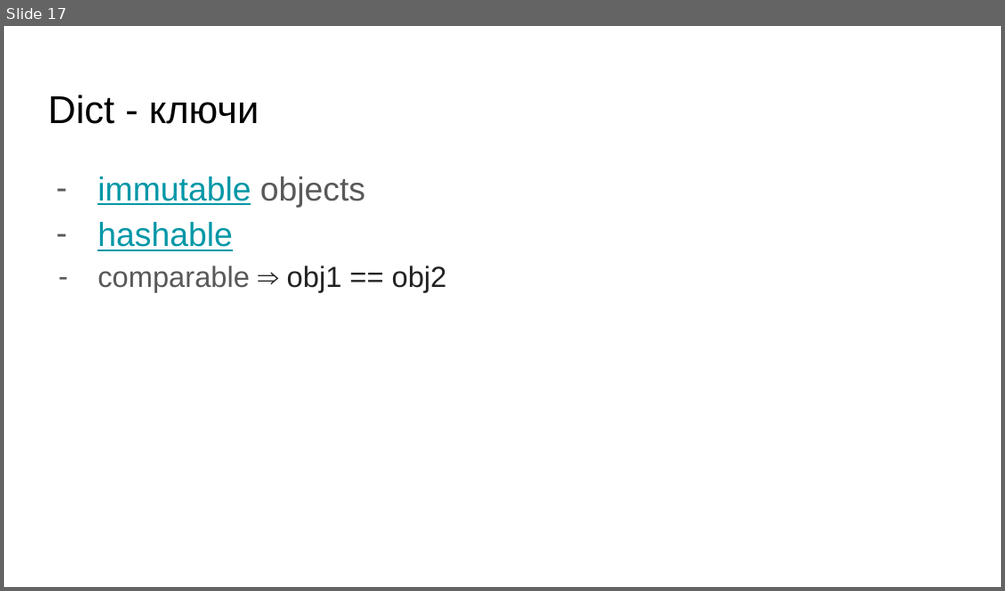
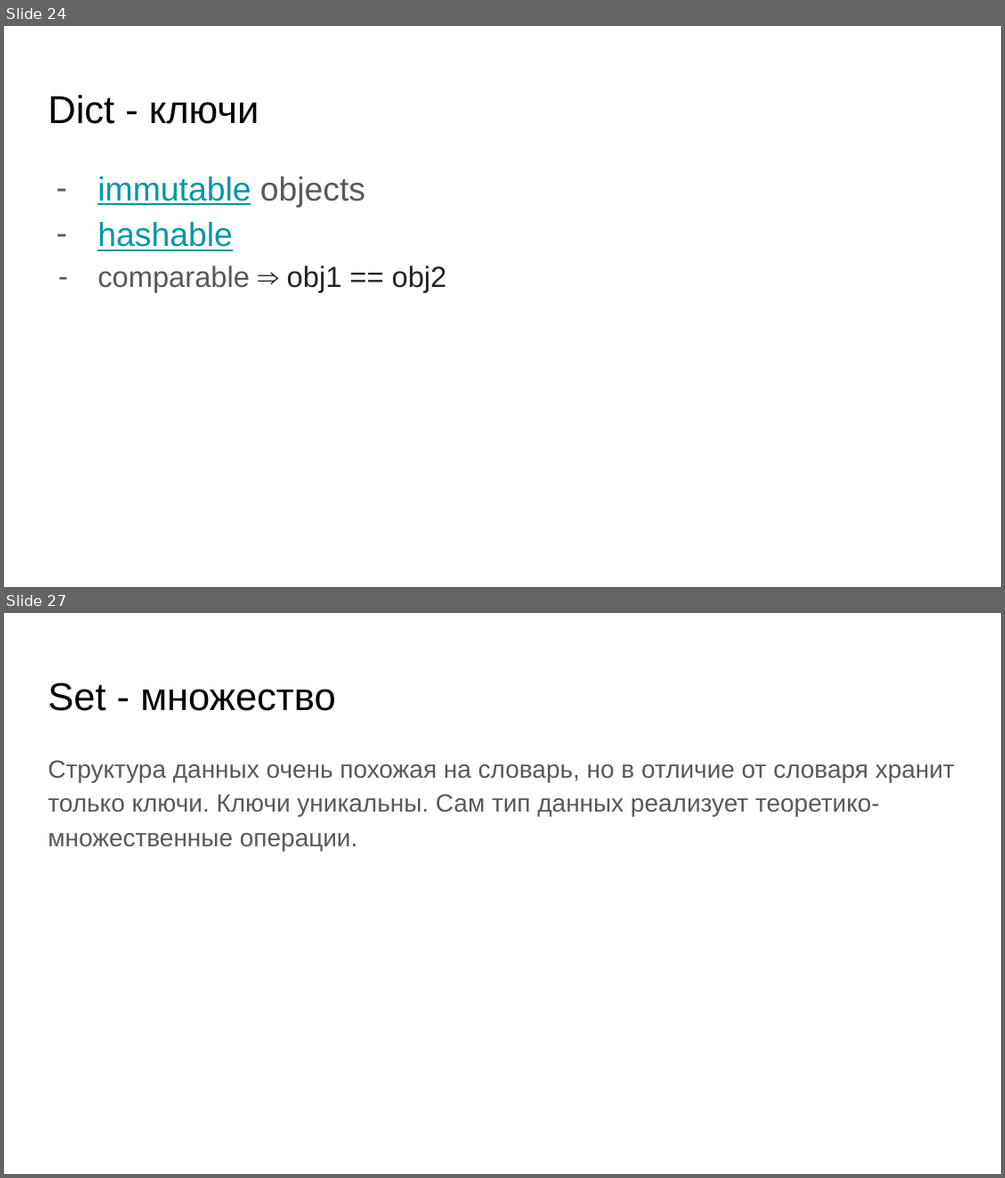
Before and after one commit to skhayrulin/python_course, a slide deck: lecture/Lecture6.pptx. Shown one above the other, each under a label of ours: slide 17 before the commit, slides 24 and 27 after it; the slides between them are not shown. The pictures are 1005x591 and 1005x1178 pixels, drawn with LibreOffice and Linux fonts; fonts in the diff are those of the drawing. Boxes give left, top, right and bottom in pixels: in the first picture for what was removed or moved away, otherwise in the second. Text is boxed around its words. In the diff, an @@ line names an element or a change of style, - is before the commit and + after.

```diff
--- a/lecture/Lecture6.pptx
+++ b/lecture/Lecture6.pptx
@@ slide 27 added at <box>4,613,1001,1174</box>, background #FFFFFF @@
@@ title added at <box>48,682,335,711</box>, 28 pt, text #000000 @@
+Set - множество
@@ text added at <box>48,760,955,851</box>, 18 pt, text #595959 @@
+Структура данных очень похожая на словарь, но в отличие от словаря хранит только ключи. Ключи уникальны. Сам тип данных реализует теоретико-множественные операции.
@@ what was slide 17 is now slide 24 @@
```
Also in this commit, not shown: 4 slides changed, 20 other slides added, 1 slide removed, 1 other file.
